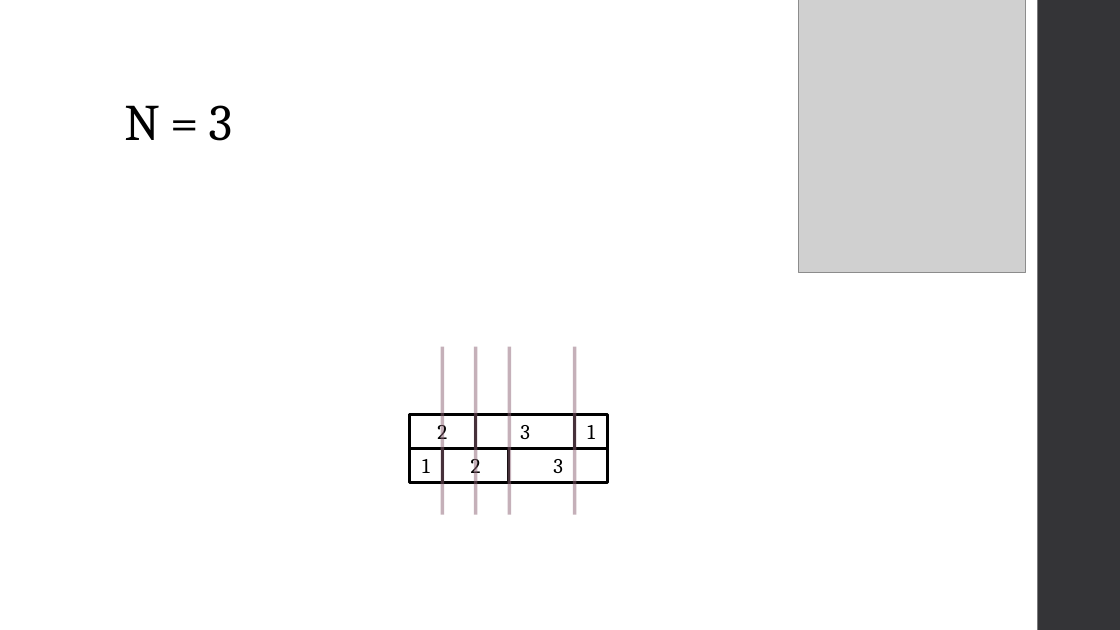
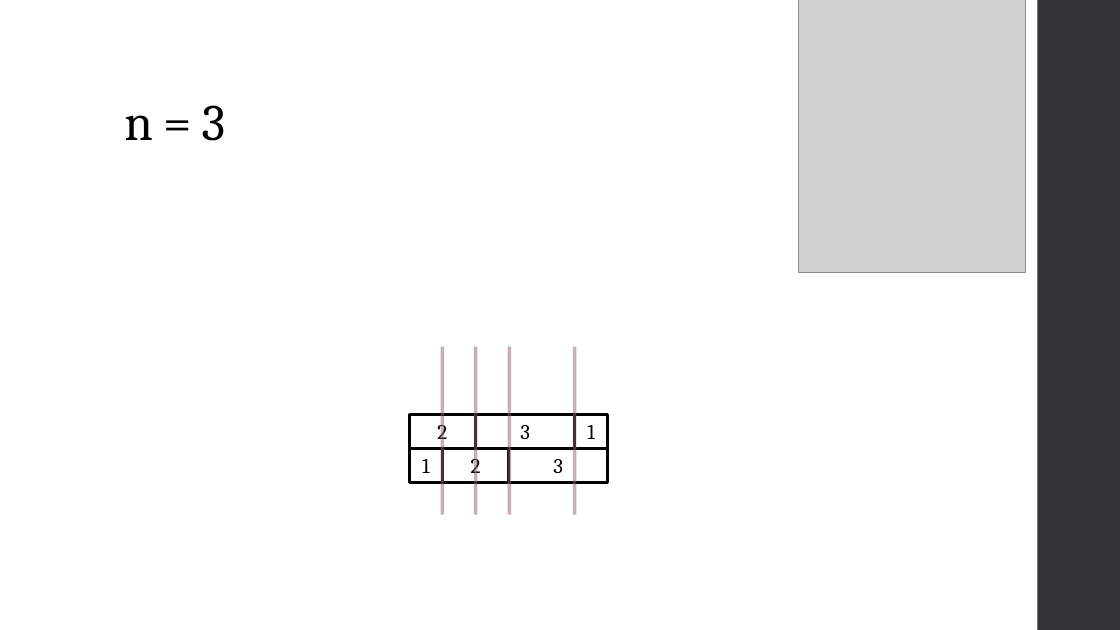
Before and after one commit to atalantus/BwInf36_Runde02, a slide deck: slide 9 of Aufgabe01_Praesentation.pptx. Drawn at 1120x630 pixels with LibreOffice and Linux fonts; fonts in the diff are those of the drawing; grey boxes stand for pictures. Boxes give left, top, right and bottom in pixels: in the first picture for what was removed or moved away, otherwise in the second. Text is boxed around its words. In the diff, an @@ line names an element or a change of style, - is before the commit and + after.

```diff
--- a/Aufgabe01_Praesentation.pptx
+++ b/Aufgabe01_Praesentation.pptx
@@ title at <box>124,105,226,141</box>: text changed @@
-N = 3
+n = 3
```
Also in this commit, not shown: 8 other slides changed, 7 slides added.
